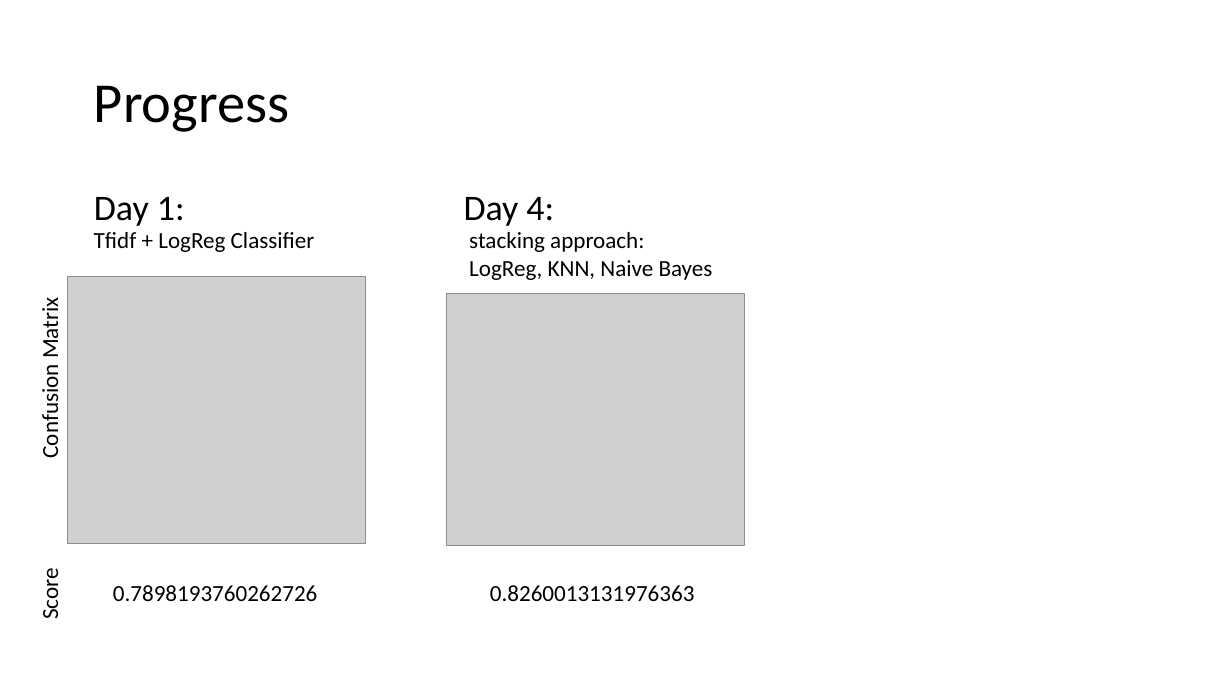
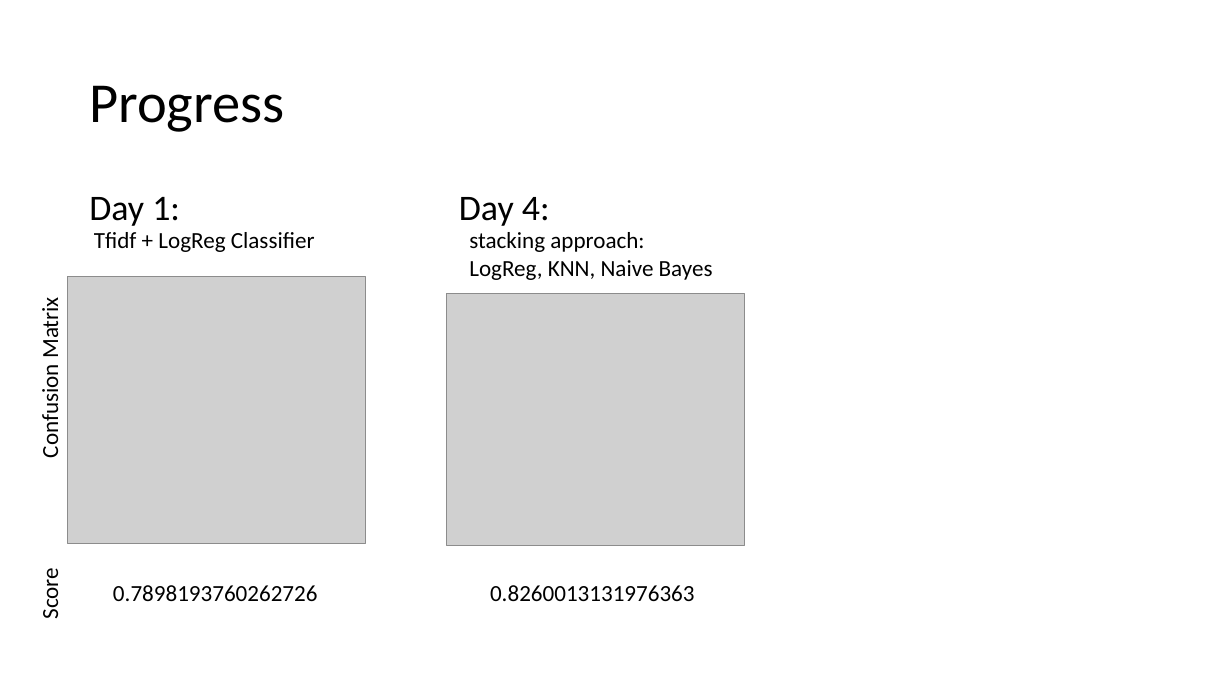
Before and after one commit to julia105/NLP-Project, a slide deck: slide 16 of Presentation Fire.pptx (slide 8 before the commit). Drawn at 1232x693 pixels with LibreOffice and Linux fonts; fonts in the diff are those of the drawing; grey boxes stand for pictures. Boxes give left, top, right and bottom in pixels: in the first picture for what was removed or moved away, otherwise in the second. Text is boxed around its words. In the diff, an @@ line names an element or a change of style, - is before the commit and + after.

```diff
--- a/Presentation Fire.pptx
+++ b/Presentation Fire.pptx
@@ title "Progress": place and size @@
-title "Progress" at box(94, 85, 289, 132)
+title "Progress" at box(89, 85, 284, 132)
@@ text "Day 1: Day 4:": place and size @@
-text "Day 1: Day 4:" at box(94, 197, 554, 226)
+text "Day 1: Day 4:" at box(89, 197, 550, 226)
```
Also in this commit, not shown: 6 other slides changed, 9 slides added, 1 slide removed.
